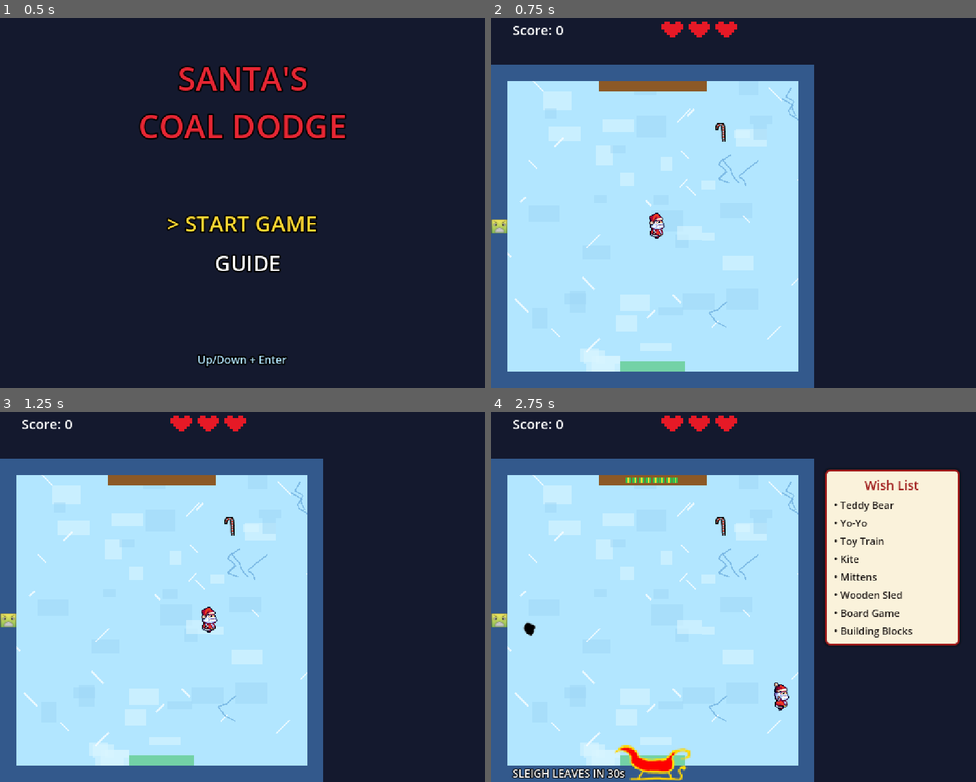
Above: before the commit, frames 1-4 (two rows, left to right).
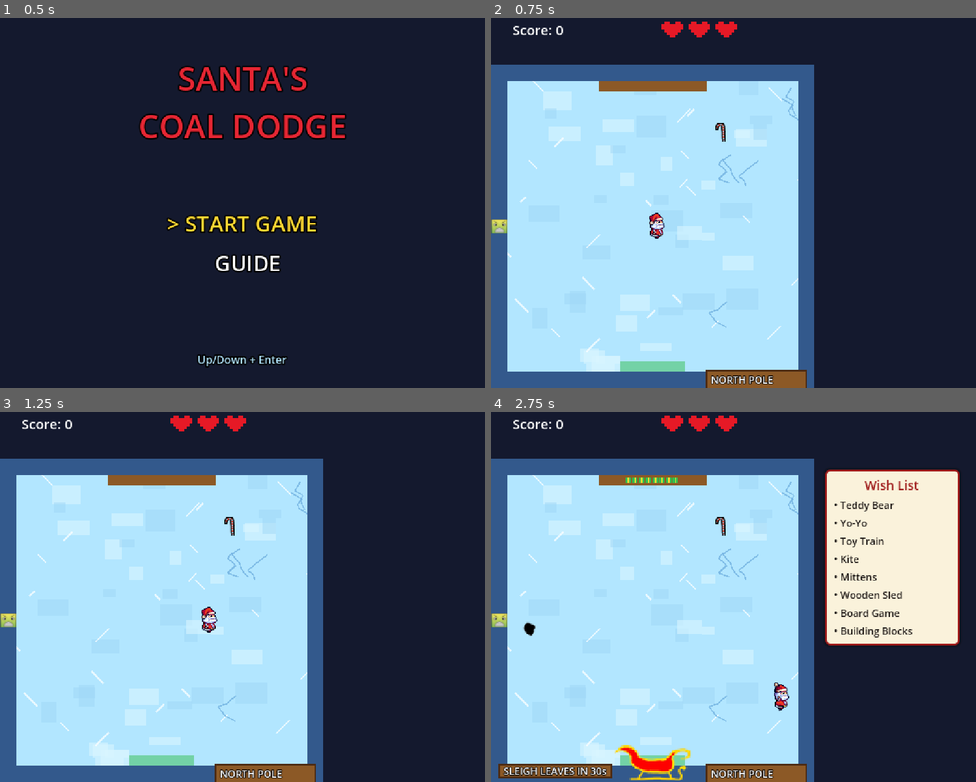
Above: after the commit, the same moments.

Repository: FredrikSundt-Hansen/game-jam-2026
Game: Godot game, scene res://menu.tscn
Two runs of this game, one before a commit and one after it. Both use one fixed random seed, a clock stepped at 60 frames per second and the inputs below.
Inputs:
- Up to frame 1 (0.5 s): no input
- Up to frame 2 (0.75 s): tap Enter (ui_accept) at 0.5 s; hold Right (ui_right) from 0.53 s (still down); tap Keypad Enter at 0.6 s
- Up to frame 3 (1.25 s): keep holding Right (ui_right); tap Enter (ui_accept) at 0.77 s
- Up to frame 4 (2.75 s): release Right (ui_right) at 1.28 s; hold Down (ui_down) 1.28-2.03 s; tap Space at 1.35 s; tap Enter (ui_accept) at 1.52 s; hold Right (ui_right) from 2.03 s (still down); tap Keypad Enter at 2.1 s

Frame 1 is identical in both runs. In frame 2, 1.0% of the frame differs, in the area x 44-66%, y 95-100%; in frame 3, 1.0%; in frame 4, 2.0%, in the area x 1-66%, y 95-100%.

Commit message:
Add wooden signs: sleigh timer and North Pole
Co-authored-by: Copilot <223556219+Copilot@users.noreply.github.com>

Diff:
--- a/main.gd
+++ b/main.gd
@@ -72,13 +72,9 @@
 	hearts.position = Vector2(190, 12)
 	hearts.draw.connect(_draw_hearts)
 	layer.add_child(hearts)
-	sleigh_label = Label.new()
-	sleigh_label.position = Vector2(24, 402)
-	sleigh_label.add_theme_font_size_override("font_size", 12)
-	sleigh_label.add_theme_color_override("font_color", Color.WHITE)
-	sleigh_label.add_theme_color_override("font_outline_color", Color.BLACK)
-	sleigh_label.add_theme_constant_override("outline_size", 4)
-	layer.add_child(sleigh_label)
+	sleigh_label = _make_sign(layer, "", Vector2(8, 400), false)
+	sleigh_label.get_parent().hide()
+	_make_sign(layer, "NORTH POLE", Vector2(352, 400), true)
 	message = Label.new()
 	message.position = Vector2(0, 60)
 	message.size = Vector2(360, 360)
@@ -117,12 +113,38 @@
 	_update_kid_arrivals(delta)
 	_update_label()
 
+# A little wooden sign in the bottom wall; right-aligned signs grow leftward from pos
+func _make_sign(layer: CanvasLayer, text: String, pos: Vector2, align_right: bool) -> Label:
+	var panel := PanelContainer.new()
+	var style := StyleBoxFlat.new()
+	style.bg_color = Color(0.55, 0.35, 0.15)
+	style.border_color = Color(0.3, 0.17, 0.07)
+	style.set_border_width_all(2)
+	style.content_margin_left = 6
+	style.content_margin_right = 6
+	style.content_margin_top = 0
+	style.content_margin_bottom = 0
+	panel.add_theme_stylebox_override("panel", style)
+	panel.position = pos
+	var l := Label.new()
+	l.text = text
+	l.add_theme_font_size_override("font_size", 11)
+	l.add_theme_color_override("font_color", Color.WHITE)
+	l.add_theme_color_override("font_outline_color", Color.BLACK)
+	l.add_theme_constant_override("outline_size", 3)
+	panel.add_child(l)
+	layer.add_child(panel)
+	if align_right:
+		panel.resized.connect(func() -> void: panel.position.x = pos.x - panel.size.x)
+	return l
+
 func _update_label() -> void:
 	hearts.queue_redraw()
 	if game_over:
 		message.text = "Game over!\nScore %d\nSurvived %.1fs\n\nPress Space/Enter to restart" % [score, elapsed]
 		label.text = ""
 		sleigh_label.text = ""
+		sleigh_label.get_parent().hide()
 		return
 	label.text = "Score: %d" % score
 	if sleigh != null and sleigh.is_waiting():
@@ -130,8 +152,10 @@
 		sleigh_label.text = "SLEIGH LEAVES IN %ds" % secs
 		var urgent := secs <= 10 and int(elapsed * 3) % 2 == 0
 		sleigh_label.add_theme_color_override("font_color", Color(1, 0.3, 0.3) if urgent else Color.WHITE)
+		sleigh_label.get_parent().show()
 	else:
 		sleigh_label.text = ""
+		sleigh_label.get_parent().hide()
 
 func _draw_hearts() -> void:
 	const SHAPE := ["01100110", "11111111", "11111111", "01111110", "00111100", "00011000"]
